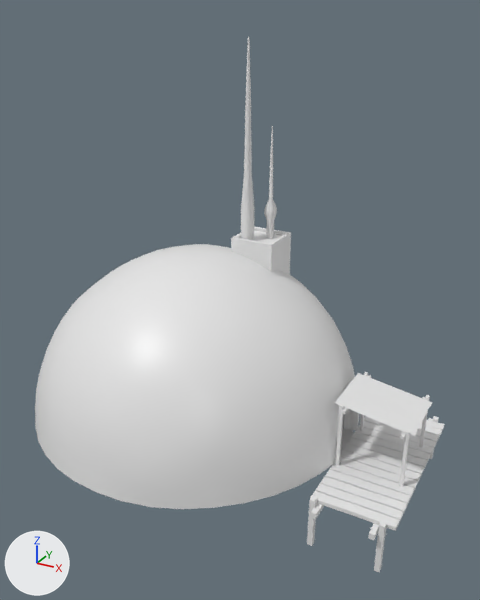
Before and after pictures for a commit that changed the FBX model Assets/Models/CozyRoom.fbx.
Rendered twice from a 50 mm camera at (12.1, -18.8, 14.1) aimed at (1.9, -0.2, 4.8). Every picture has the same lights, and +X, +Y and +Z are marked at lower left. Where no turn or scale is listed for an object, it has been applied to the vertices. Vertices at the same position are counted once.

The first picture shows 'Antenna', 'Antenna.002', 'CheapRoof', 'HouseBody', 'RadioTower', 'WoodenPlanlks.003', 'WoodenPlanlks.004', 'WoodenPlanlks.005', 'WoodenPlanlks.006', 'WoodenPlanlks.007', 'WoodenPlanlks.008', 'WoodenPlanlks.009'.
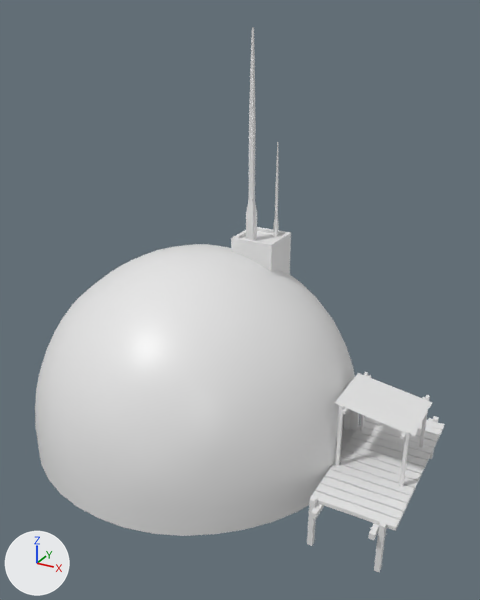
Where the newer file only moved an object's origin or applied its transform, the numbers keep the older frame.

Changed parts and their boxes (x1, y1, x2, y2) in the pictures (480 x 600 px):
'HouseBody', reshaped (10% taller): before (35, 244, 359, 509); after (35, 244, 359, 536)
'Antenna', deleted: before (241, 37, 255, 240)
'Cube.009', added: after (246, 27, 257, 240)
'Antenna.002', deleted: before (264, 126, 277, 239)
'Cube.010', added: after (273, 142, 279, 237)
part 1 of me_icosphere_005, built on: after (36, 423, 359, 536)

What the commit changed:
me_icosphere_005 is used by ob_housebody; location (0.0, 0.0, 0.0).
me_icosphere_005 had 1098 vertices, 1096 faces and spanned x -6.18..6.09, y -6.18..6.18, z -0.09..6.15.
me_icosphere_005 now has 1180 vertices, 1178 faces and spans x -6.18..6.09, y -6.18..6.18, z -1.06..6.15.
Part 1, on me_icosphere_005:
4 vertices are removed from x 5.57..5.72, y -1.87..1.87, z 0.02..0.04.
46 faces are deleted.
70 vertices move from x -6.02..5.36, y -6.02..6.02, z 0.01..0.05 to x -6.18..5.5, y -6.18..6.18, z -1.06..-0.99.
80 vertices are added at x -6.02..5.93, y -6.02..6.02, z -1.06..-0.99.
6 new vertices lie (-0.01, 0.0, -1.06) away from vertices in x 5.42..6.09, y -1.76..1.76, z 0.0..0.05.
128 new faces join them, mat_housebody_m (white #e7e7e7).
Mesh me_cube_008 is new.
It has 24 vertices, 22 faces and spans x -0.15..0.15, y -0.15..0.15, z -0.15..7.14.
Mesh me_cube_046 is new.
It has 24 vertices, 22 faces and spans x -0.07..0.07, y -0.07..0.07, z -0.07..3.43.
Object 'Antenna.002' (ob_antenna_002) is deleted.
Object 'Antenna' (ob_antenna) is deleted.
Object 'Cube.009' (ob_cube_009) is new; it shows me_cube_008.
Its location is (1.31, 1.78, 6.4).
Object 'Cube.010' (ob_cube_010) is new; it shows me_cube_046.
Its location is (1.95, 2.49, 6.4).
